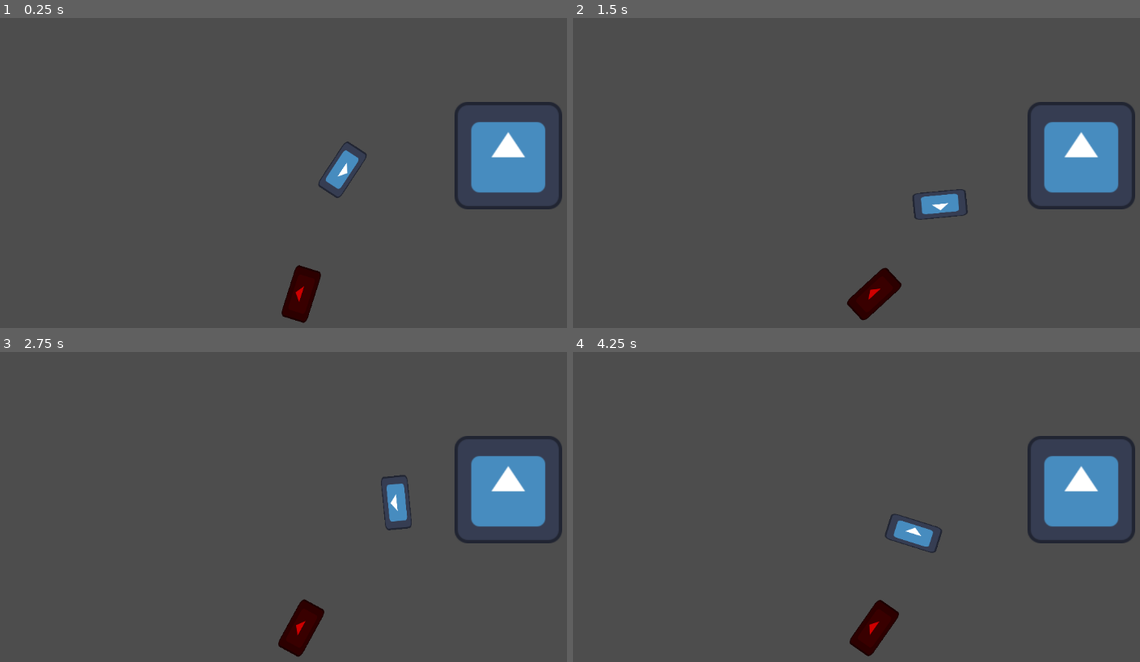
Above: before the commit, frames 1-4 (two rows, left to right).
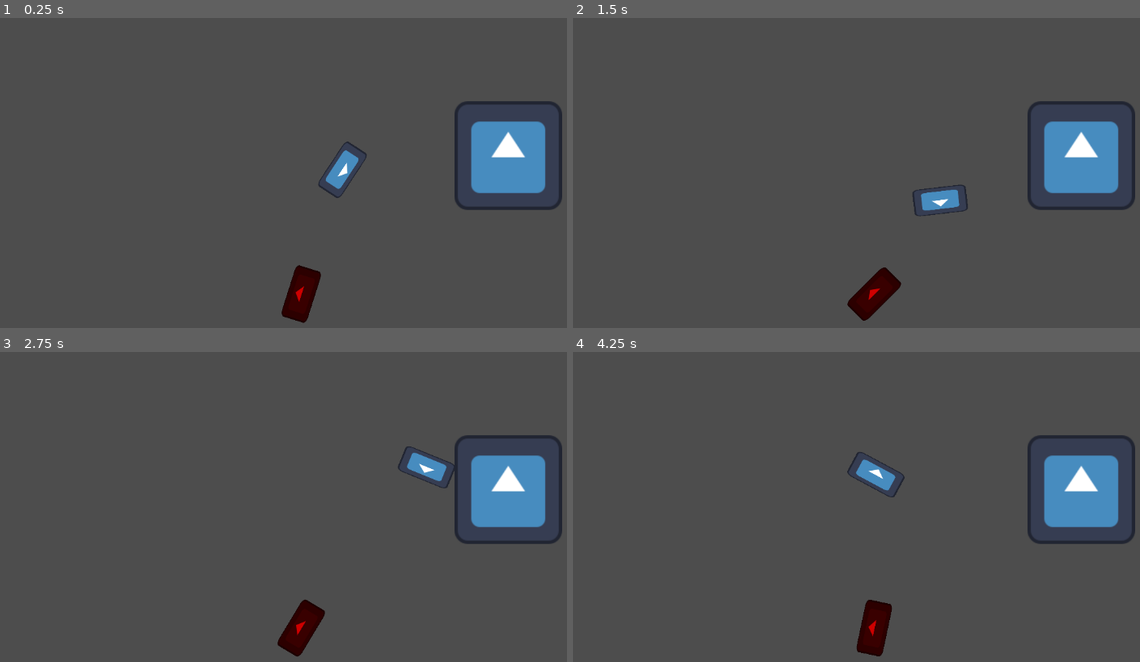
Above: after the commit, the same moments.

Repository: EzraPsh/FischeGame
Game: Godot game, scene res://MainScene.tscn
The game is run twice, just before and just after one commit, with the same random seed, the same clock (stepped at 60 frames per second) and the same inputs. The engine's default icon, where the game draws it, is replaced by a stand-in: a white triangle on a blue panel in a dark square.
Inputs (mouse positions are in pixels of both pictures, inside the frame that each line leads up to):
- Up to frame 1 (0.25 s): no input
- Up to frame 2 (1.5 s): tap Enter at 0.5 s; move the mouse to (1037, 182) at 0.52 s; hold D (right) 0.53-1.28 s; click (1037, 182) at 0.67 s; move the mouse to (765, 216) at 1.27 s; hold S (down) from 1.28 s (still down); click (765, 216) at 1.42 s
- Up to frame 3 (2.75 s): move the mouse to (385, 454) at 2.02 s; release S (down) at 2.03 s; hold D (right) from 2.03 s (still down); click (385, 454) at 2.17 s
- Up to frame 4 (4.25 s): move the mouse to (862, 606) at 2.77 s; release D (right) at 2.78 s; hold W (up) 2.78-3.53 s; click (862, 606) at 2.92 s; move the mouse to (1088, 587) at 3.52 s; hold A (left) from 3.53 s (still down); click (1088, 587) at 3.67 s

The runs differ from the first frame. In frame 1, 0.1% of the frame differs, in the area x 81-98%, y 26-62%; in frame 2, 0.6%; in frame 3, 1.2%; in frame 4, 1.5%, in the area x 48-98%, y 26-99%.

Commit message:
Fixed player dash

Diff:
--- a/ArcherFishState/ArcherDefaultState.gd
+++ b/ArcherFishState/ArcherDefaultState.gd
@@ -8,7 +8,8 @@
 	state_machine.lookat_player()
 
 	if state_machine.look_dir.distance_to(state_machine.fish.global_position) <= 50:
-		print("shoot!")
+		#print("shoot!")
+		pass
 
 func phys_update(state_machine : ArcherFishSM):
 	pass
--- a/FishState.gd
+++ b/FishState.gd
@@ -12,3 +12,6 @@
 
 func exit(state_machine : FishStateMachine):
 	pass
+
+func on_finish_charge(state_machine : FishStateMachine):
+	pass
--- a/FishStateMachine.gd
+++ b/FishStateMachine.gd
@@ -29,3 +29,6 @@
 
 func lookat_mouse():
 	look_at(get_global_mouse_position())
+
+func _on_attack_area_attack_hit():
+	fish_state.on_finish_charge(self)
--- a/MainScene.tscn
+++ b/MainScene.tscn
@@ -16,7 +16,8 @@
 
 [node name="Destructable" parent="." instance=ExtResource("2_e5a8t")]
 position = Vector2(220, -52)
-health = 5
+scale = Vector2(1, 1.01367)
+health = 10
 
 [node name="RigidBody2D" parent="." node_paths=PackedStringArray("fish") instance=ExtResource("3_psd5m")]
 position = Vector2(-26, 113)
--- a/PlayerAttack.gd
+++ b/PlayerAttack.gd
@@ -1,12 +1,14 @@
 class_name AttackArea
 extends Area2D
+
+signal attack_hit
 
 var enabled : bool = false
 
 func _on_body_entered(body):
 	if enabled && body is Destructable:
-		print("Dest Entered!")
 		body.take_hit()
+		attack_hit.emit()
 		enabled = false
 
 func reset():
--- a/PlayerState/FishDashState.gd
+++ b/PlayerState/FishDashState.gd
@@ -2,10 +2,21 @@
 extends BaseFishState
 
 @export var move_state : MoveState
+@onready var dash_len : Timer = $DashTimer
+@onready var momentary_delay : Timer = $DelayControl
 
 func enter(state_machine : FishStateMachine):
 	state_machine.move_fish_impulse(state_machine.transform.x * 1800)
 	state_machine.attack_area.enable()
+
+	dash_len.stop()
+	dash_len.start()
+
+	await dash_len.timeout
+
+	print("changing")
+	exit(state_machine)
+	state_machine.fish_state = move_state
 
 func update(state_machine : FishStateMachine):
 	pass
@@ -13,12 +24,24 @@
 func phys_update(state_machine : FishStateMachine):
 	state_machine.slow_down_mult(0.1)
 
-	if state_machine.velocity.length() <= 300:
-		if !state_machine.attack_area.enabled:
-			state_machine.move_fish_impulse(state_machine.transform.x * -400)
-		exit(state_machine)
-		state_machine.fish_state = move_state
+	#if state_machine.velocity.length() <= 300:
+	#print("changing")
+	#exit(state_machine)
+	#state_machine.fish_state = move_state
 
 
 func exit(state_machine : FishStateMachine):
 	state_machine.attack_area.reset()
+
+func on_finish_charge(state_machine : FishStateMachine):
+	state_machine.move_fish_impulse(state_machine.transform.x * -400)
+
+	momentary_delay.stop()
+	momentary_delay.start()
+
+	await momentary_delay.timeout
+
+	exit(state_machine)
+	state_machine.fish_state = move_state
+	move_state.enter(state_machine)
+	print("change")
--- a/fish2.tscn
+++ b/fish2.tscn
@@ -147,7 +147,7 @@
 }
 
 [sub_resource type="RectangleShape2D" id="RectangleShape2D_vfemr"]
-size = Vector2(20, 38)
+size = Vector2(30, 57)
 
 [node name="Fish" type="CharacterBody2D" node_paths=PackedStringArray("attack_area", "fish_state")]
 script = ExtResource("1_mt0sw")
@@ -183,13 +183,20 @@
 script = ExtResource("4_ssyw2")
 move_state = NodePath("../MoveState")
 
+[node name="DashTimer" type="Timer" parent="States/DashState"]
+wait_time = 0.3
+
+[node name="DelayControl" type="Timer" parent="States/DashState"]
+wait_time = 0.15
+
 [node name="AttackArea" type="Area2D" parent="."]
 collision_layer = 2
 collision_mask = 2
 script = ExtResource("5_ofji1")
 
 [node name="CollisionShape2D" type="CollisionShape2D" parent="AttackArea"]
-position = Vector2(43, 0)
+position = Vector2(48, 0)
 shape = SubResource("RectangleShape2D_vfemr")
 
+[connection signal="attack_hit" from="AttackArea" to="." method="_on_attack_area_attack_hit"]
 [connection signal="body_entered" from="AttackArea" to="AttackArea" method="_on_body_entered"]
